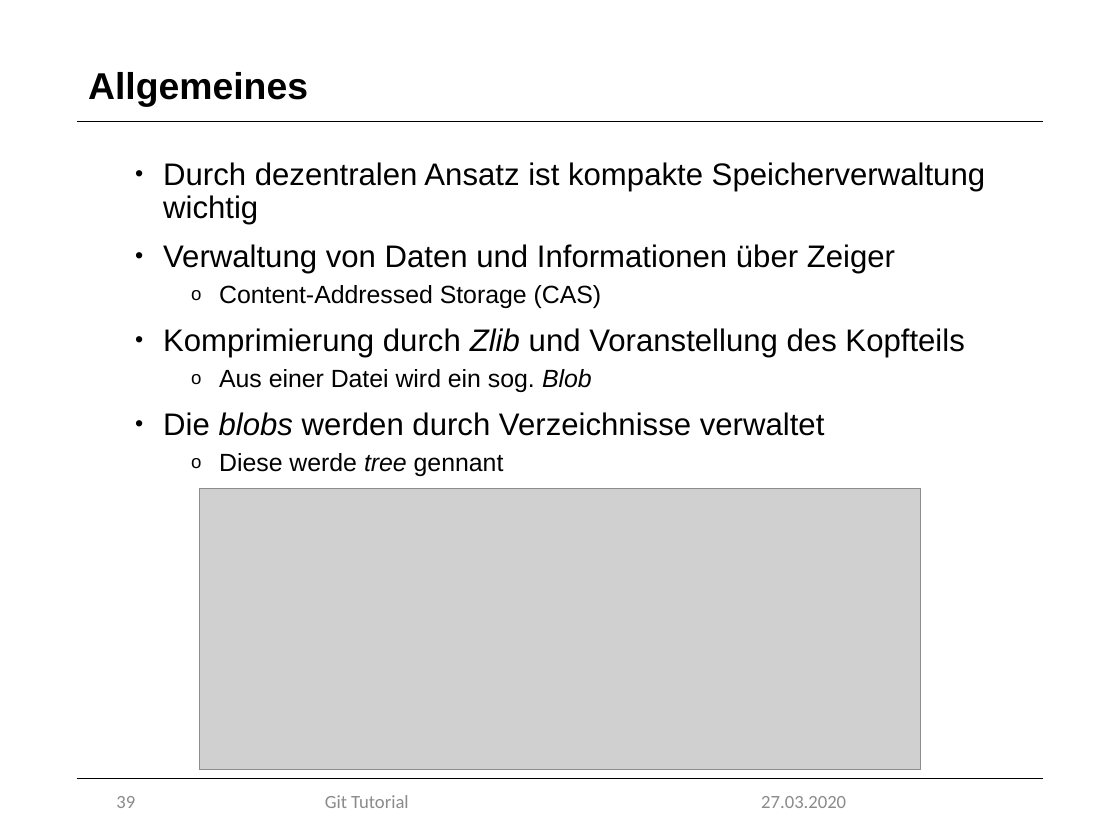
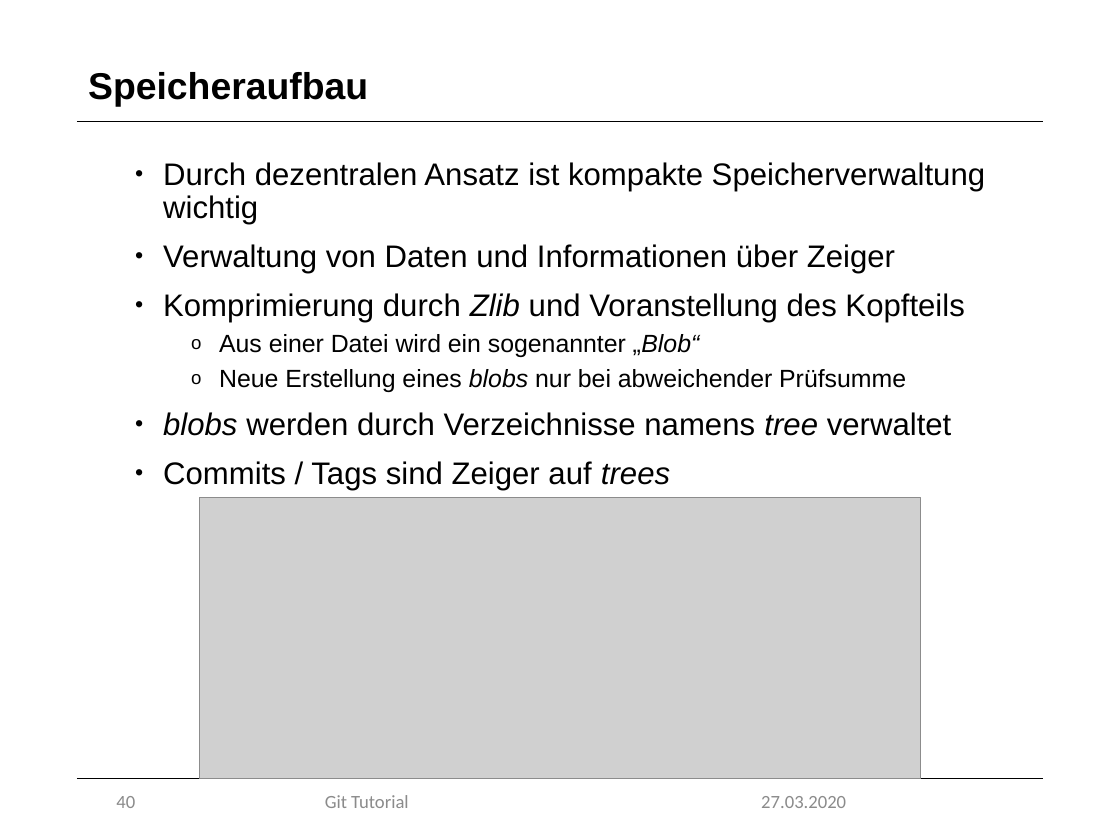
Before and after one commit to marcretzlaff/projektarbeit, a slide deck: slide 40 of Präsentation-90min/Präsentation-90min.pptx (slide 39 before the commit). Drawn at 1120x840 pixels with LibreOffice and Linux fonts; fonts in the diff are those of the drawing; grey boxes stand for pictures; background and template pictures are left out. Boxes give left, top, right and bottom in pixels: in the first picture for what was removed or moved away, otherwise in the second. Text is boxed around its words. In the diff, an @@ line names an element or a change of style, - is before the commit and + after.

```diff
--- a/Präsentation-90min/Präsentation-90min.pptx
+++ b/Präsentation-90min/Präsentation-90min.pptx
@@ title at (x1=88, y1=72, x2=368, y2=107): text changed @@
-Allgemeines
+Speicheraufbau
@@ text at (x1=163, y1=162, x2=985, y2=490): paragraph removed @@
-  o Content-Addressed Storage (CAS)
@@ text at (x1=163, y1=334, x2=952, y2=490): text changed @@
-  o Aus einer Datei wird ein sog. Blob
-• Die blobs werden durch Verzeichnisse verwaltet
-  o Diese werde tree gennant
+  o Aus einer Datei wird ein sogenannter „Blob“
+  o Neue Erstellung eines blobs nur bei abweichender Prüfsumme
+• blobs werden durch Verzeichnisse namens tree verwaltet
+• Commits / Tags sind Zeiger auf trees
@@ picture moved from (x1=199, y1=488, x2=921, y2=769) to (x1=199, y1=497, x2=921, y2=778) @@
@@ page number at (x1=116, y1=796, x2=135, y2=808): text changed @@
-39
+40
```
Also in this commit, not shown: 21 other slides changed, 2 slides added, 2 slides removed, 1 other file.
